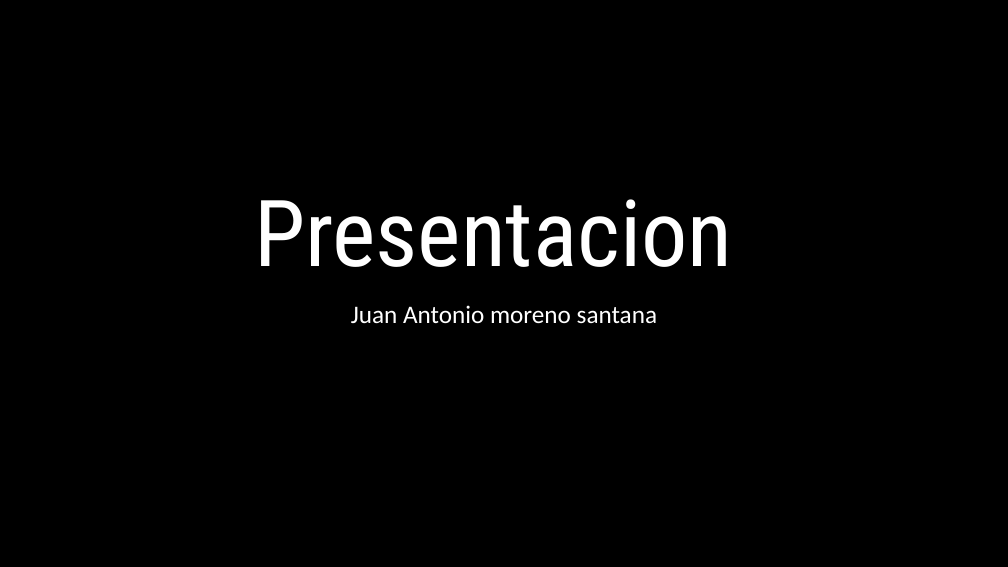
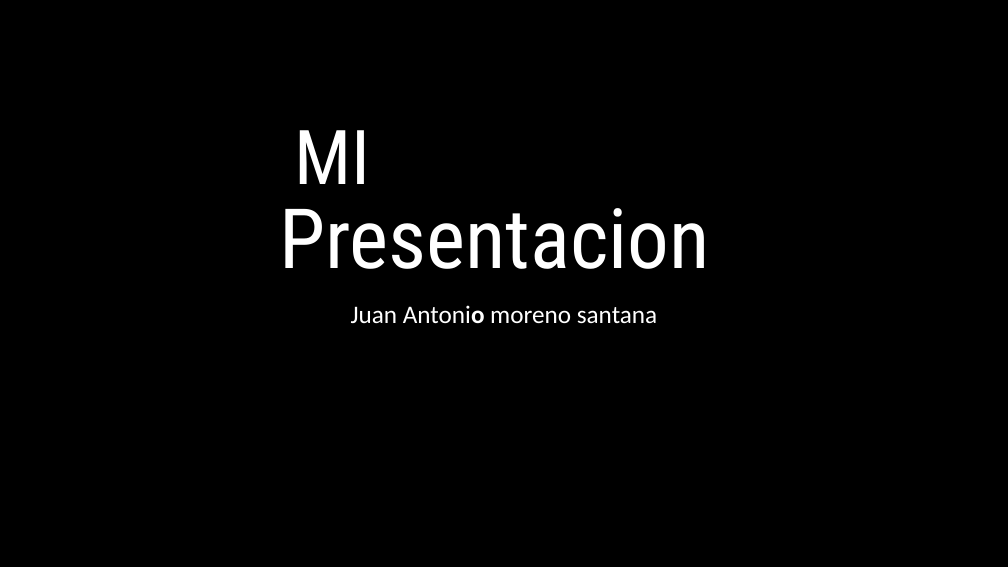
Before and after one commit to santanita1806/culturadigital2, a slide deck: slide 3 of parcial 1/practica 2.pptx (slide 2 before the commit). Drawn at 1008x567 pixels with LibreOffice and Linux fonts; fonts in the diff are those of the drawing; background and template pictures are left out. Boxes give left, top, right and bottom in pixels: in the first picture for what was removed or moved away, otherwise in the second. Text is boxed around its words. In the diff, an @@ line names an element or a change of style, - is before the commit and + after.

```diff
--- a/parcial 1/practica 2.pptx
+++ b/parcial 1/practica 2.pptx
@@ title "Presentacion" at bbox=[279, 208, 709, 269]: size 88 to 79.2 pt @@
@@ text added at bbox=[295, 130, 371, 184], 72 pt, text #FFFFFF @@
+MI
```
Also in this commit, not shown: 2 other slides changed, 4 slides added.
